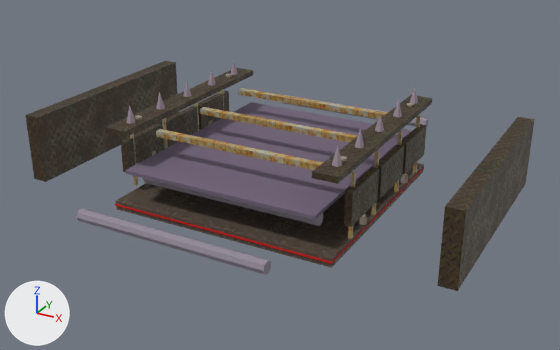
The glTF model buildings/conveyor/models/conveyor_wall.glb: old version first, new version second.
Rendered twice from a camera (50 mm lens) standing at (1.52, -2.74, 1.45) and looking at (0.04, -0.04, 0.1). Arrows for +X, +Y and +Z are at lower left; the lights stay in place. The older version comes first. Where no turn or scale is listed for an object, it has been applied to the vertices. Vertices at exactly the same position are counted once.

Objects in the first picture: 'ArmorPlate_-1_0', 'ArmorPlate_1_0', 'BasePlate', 'BeltSurface', 'CrossBeam_-0.7', 'CrossBeam_0.0', 'CrossBeam_0.7', 'Roller_0', 'WallCapLeft', 'WallCapRight', 'WallLeft', 'WallRight' and 26 more.
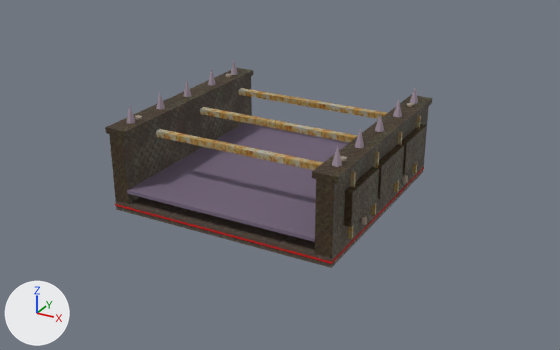
The newer file is also rescaled (x2.0) as a whole; pictures and numbers use the older file's frame.

What the commit changed:
me_box_014 is used by ob_beltsurface; location (0.0, 0.0, 0.18).
me_box_014 had 8 vertices, 12 faces and spanned x -0.43..0.43, y -0.5..0.5, z 0.0..0.015.
me_box_014 now has 8 vertices, 12 faces and spans x -0.43..0.43, y -0.5..0.5, z -0.09..-0.075.
me_box_014 part 1: the whole mesh is moved by (0.0, 0.0, -0.09).
me_roller is used by ob_roller_0; location (0.0, -0.8, 0.13).
me_roller had 16 vertices, 28 faces and spanned x -0.405..0.405, y -0.025..0.025, z -0.025..0.025.
me_roller now has 16 vertices, 28 faces and spans x -0.405..0.405, y 0.375..0.425, z -0.09..-0.04.
me_roller part 2: the whole mesh is moved by (0.0, 0.4, -0.065).
me_box_001 is used by ob_wallleft; location (-0.93, 0.006, 0.04).
me_box_001 had 8 vertices, 12 faces and spanned x -0.035..0.035, y -0.5..0.5, z 0.0..0.3.
me_box_001 now has 8 vertices, 12 faces and spans x 0.43..0.5, y -0.503..0.497, z 0.0..0.3.
me_box_001 part 3: the whole mesh is moved by (0.465, -0.003, 0.0).
me_box_002 is used by ob_wallright; location (0.93, 0.006, 0.04).
me_box_002 had 8 vertices, 12 faces and spanned x -0.035..0.035, y -0.5..0.5, z 0.0..0.3.
me_box_002 now has 8 vertices, 12 faces and spans x -0.5..-0.43, y -0.503..0.497, z 0.0..0.3.
me_box_002 part 4: the whole mesh is moved by (-0.465, -0.003, 0.0).

Pixel boxes (x1, y1, x2, y2) of what changed, in the pictures (560 x 350 px):
'BeltSurface', moved: before (125, 102, 412, 220); after (127, 123, 349, 242)
'WallLeft', moved: before (26, 61, 179, 182); after (109, 76, 252, 204)
'WallRight', moved: before (437, 117, 535, 291); after (315, 106, 429, 258)
'Roller_0', moved (not visible afterwards): before (76, 209, 271, 275)
'ArmorPlate_-1_0', unchanged, covered by the edit: before (121, 123, 164, 172)
'Roller_1', unchanged, covered by the edit: before (143, 178, 323, 226)
